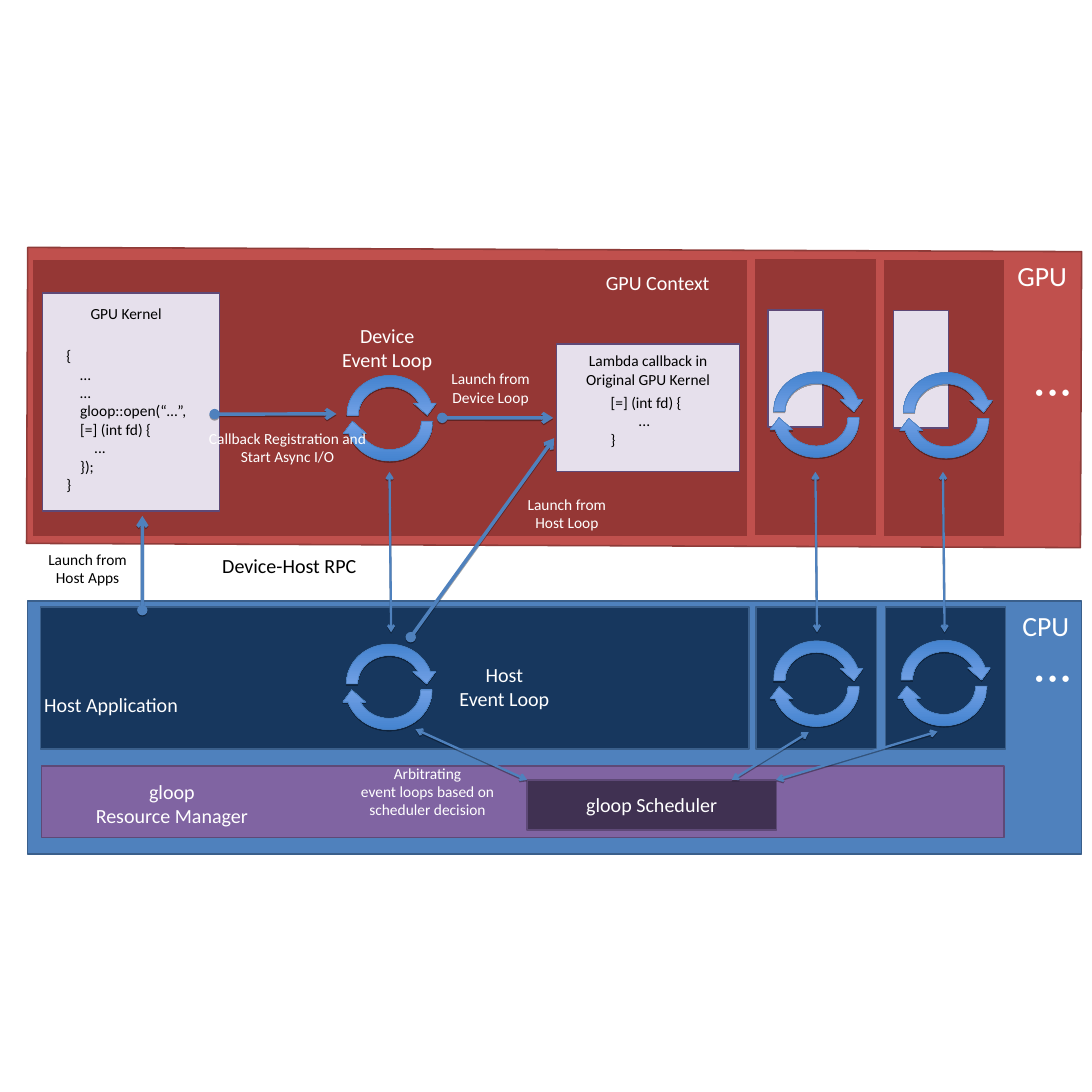
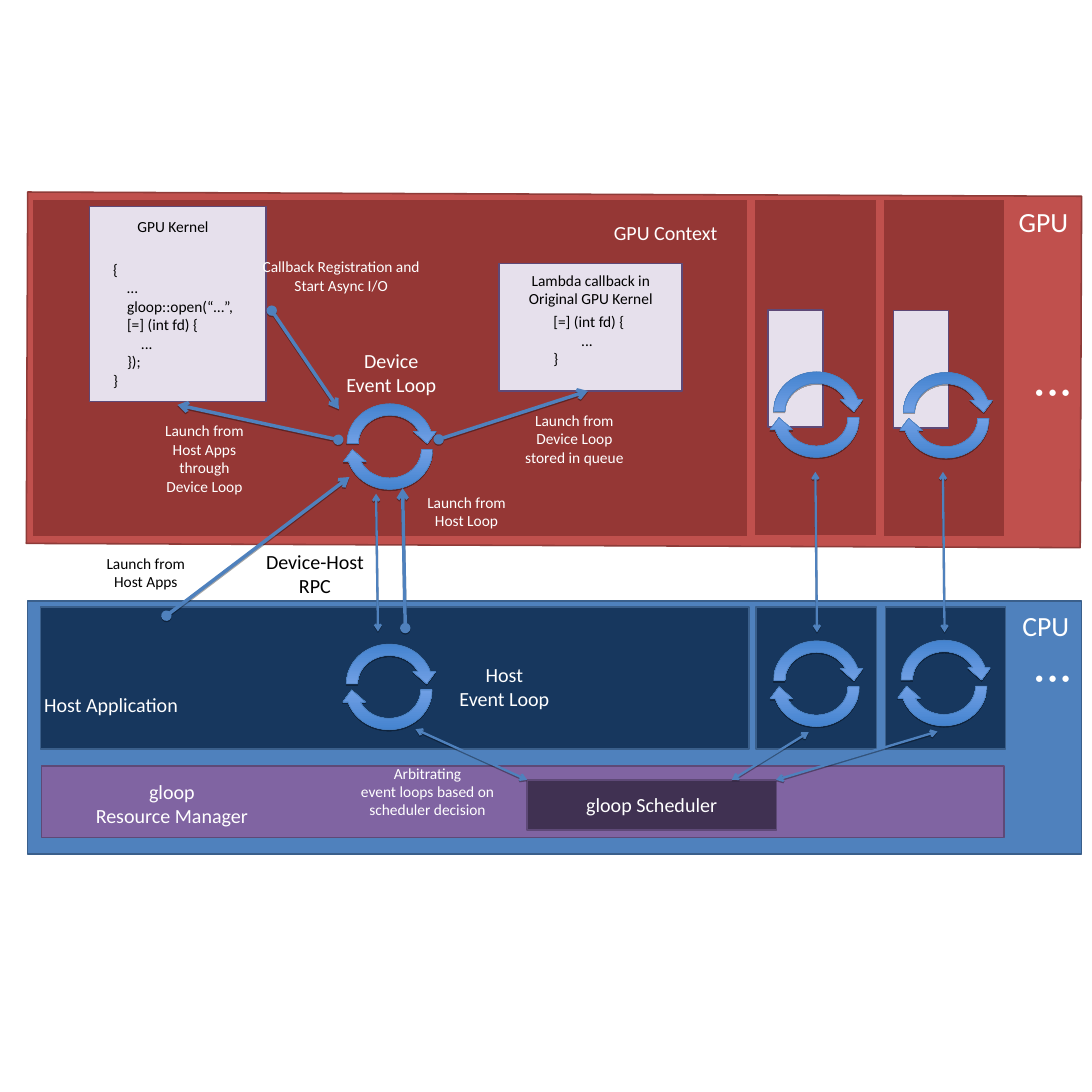
Before and after one commit to CPFL/gloop, a slide deck: slide 17 of fig2.odp. Drawn at 1092x1092 pixels with LibreOffice and Linux fonts; fonts in the diff are those of the drawing. Boxes give left, top, right and bottom in pixels: in the first picture for what was removed or moved away, otherwise in the second. Text is boxed around its words. In the diff, an @@ line names an element or a change of style, - is before the commit and + after.

```diff
--- a/fig2.odp
+++ b/fig2.odp
@@ rectangle: place and size @@
-rectangle at [27,248,1081,548]
+rectangle at [27,192,1082,548]
@@ rectangle: place and size @@
-rectangle at [32,260,748,537]
+rectangle at [32,200,748,537]
@@ rectangle: place and size @@
-rectangle at [43,293,220,511]
+rectangle at [89,206,266,402]
@@ rectangle: place and size @@
-rectangle at [754,258,876,536]
+rectangle at [754,200,876,536]
@@ rectangle: place and size @@
-rectangle at [883,260,1005,537]
+rectangle at [883,200,1005,537]
@@ text "GPU": place and size @@
-text "GPU" at [1017,268,1067,286]
+text "GPU" at [1019,214,1069,232]
@@ text "GPU Kernel": place and size @@
-text "GPU Kernel" at [91,308,162,319]
+text "GPU Kernel" at [137,221,208,232]
@@ text "GPU Context": place and size @@
-text "GPU Context" at [606,277,709,290]
+text "GPU Context" at [614,227,717,240]
@@ text at [127,301,233,332]: paragraph removed @@
-…
@@ text "{": place and size @@
-text "{" at [80,405,186,437]
+text "{" at [127,301,233,332]
@@ text "Callback Registration and Start Async ...": place and size @@
-text "Callback Registration and Start Async ..." at [209,430,366,465]
+text "Callback Registration and Start Async ..." at [263,259,420,294]
@@ 2 texts, 1 rectangle: place and size @@
-2 texts, 1 rectangle at [556,344,739,471]
+2 texts, 1 rectangle at [499,263,682,391]
@@ double arrow added from (272, 311) to (339, 409), #4F81BD 4.51 pt @@
@@ text "Device": place and size @@
-text "Device" at [342,329,432,371]
+text "Device" at [346,354,436,396]
@@ double arrow moved from (215, 414) - (337, 414) to (338, 440) - (177, 405) @@
@@ circular arrow: place and size @@
-circular arrow at [341,376,439,467]
+circular arrow at [341,404,439,495]
@@ circular arrow: place and size @@
-circular arrow at [341,369,439,460]
+circular arrow at [341,398,439,489]
@@ double arrow moved from (442, 418) - (553, 418) to (439, 439) - (588, 391) @@
@@ text "Launch from": place and size @@
-text "Launch from" at [451,373,529,406]
+text "Launch from" at [525,415,624,466]
@@ text added at [165,425,243,495], 20 pt, text #FFFFFF @@
+Launch from
+Host Apps
+through
+Device Loop
@@ double arrow moved from (143, 610) - (143, 516) to (166, 616) - (349, 477) @@
@@ text at [525,452,624,466]: paragraph added @@
+stored in queue
@@ double arrow moved from (389, 472) - (391, 632) to (376, 494) - (378, 632) @@
@@ double arrow moved from (411, 637) - (554, 438) to (404, 628) - (401, 488) @@
@@ text "Launch from": place and size @@
-text "Launch from" at [528,499,606,531]
+text "Launch from" at [427,497,505,529]
@@ text "Launch from": place and size @@
-text "Launch from" at [48,554,126,586]
+text "Launch from" at [107,558,185,590]
@@ text at [266,555,364,593]: text changed @@
-Device-Host RPC
+Device-Host
+RPC
```
Also in this commit, not shown: 9 other slides changed, 2 other files.
